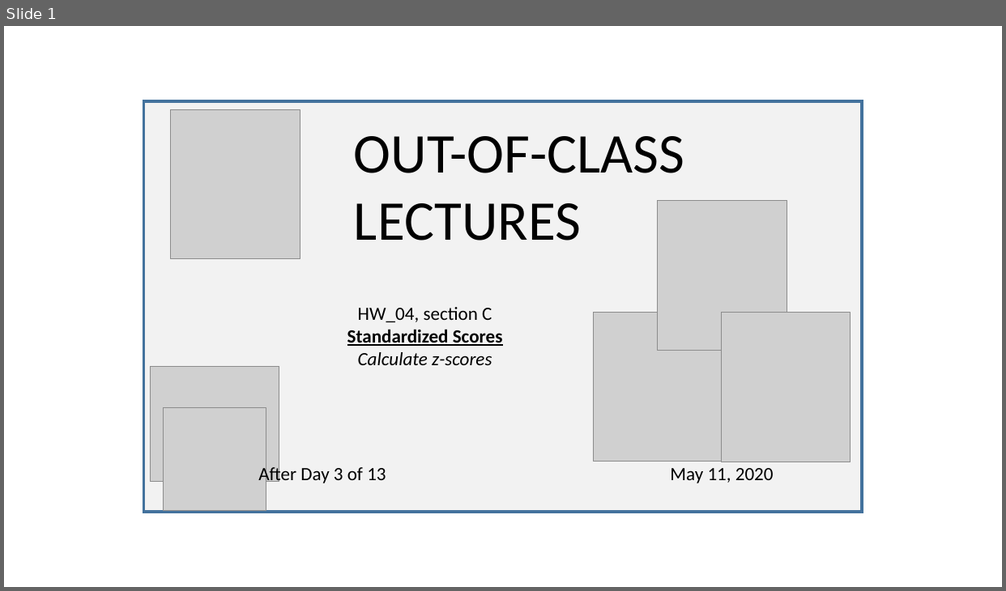
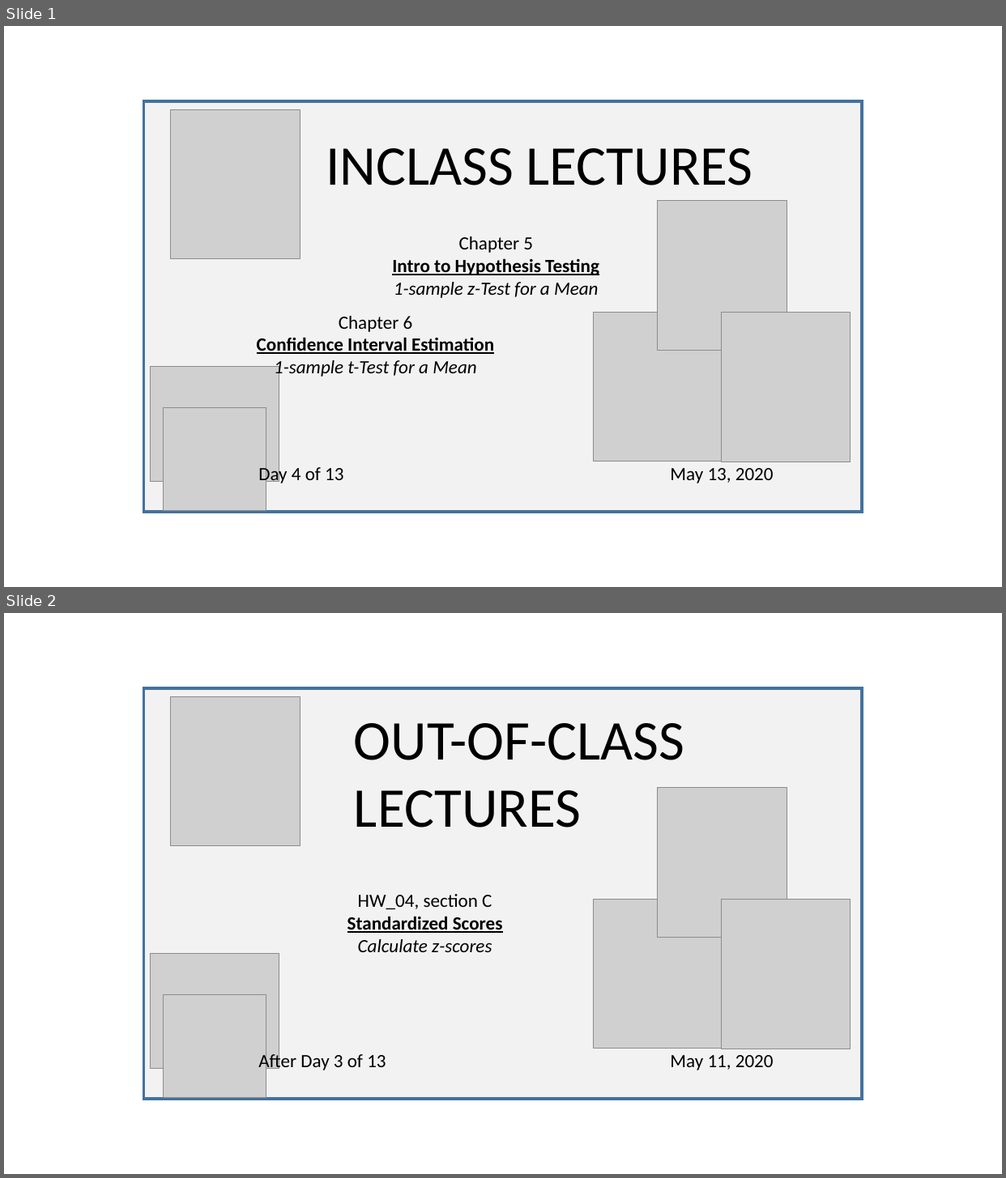
Before and after one commit to SarBearSchwartz/SarBearSchwartz.github.io, a slide deck: static/img/youtube_thumbnails/video_thumbnail_building.pptx. Shown one above the other, each under a label of ours: slide 1 before the commit, slides 1 and 2 after it. The pictures are 1006x591 and 1006x1178 pixels, drawn with LibreOffice and Linux fonts; fonts in the diff are those of the drawing; grey boxes stand for pictures. Boxes give left, top, right and bottom in pixels: in the first picture for what was removed or moved away, otherwise in the second. Text is boxed around its words. In the diff, an @@ line names an element or a change of style, - is before the commit and + after.

```diff
--- a/static/img/youtube_thumbnails/video_thumbnail_building.pptx
+++ b/static/img/youtube_thumbnails/video_thumbnail_building.pptx
@@ slide 1 added at (4,26,1002,587), background #FFFFFF @@
@@ rectangle added at (144,101,863,512), fill #F2F2F2, outline #43739E 3 pt @@
@@ picture added at (171,110,300,259) @@
@@ text added at (326,148,753,186), 54 pt, text #000000 @@
+INCLASS LECTURES
@@ picture added at (658,201,787,351) @@
@@ text added at (392,237,599,298), 18 pt, text #000000 @@
+Chapter 5
+Intro to Hypothesis Testing
+1-sample z-Test for a Mean
@@ text added at (257,316,494,379), 18 pt, text #000000 @@
+Chapter 6
+Confidence Interval Estimation
+1-sample t-Test for a Mean
@@ picture added at (593,312,722,462) @@
@@ picture added at (721,313,850,463) @@
@@ picture added at (150,367,279,482) @@
@@ picture added at (164,408,266,512) @@
@@ text added at (258,464,343,485), 18 pt, text #000000 @@
+Day 4 of 13
@@ text added at (670,468,774,484), 18 pt, text #000000 @@
+May 13, 2020
@@ what was slide 1 is now slide 2 @@
```
Also in this commit, not shown: 1 other file.
